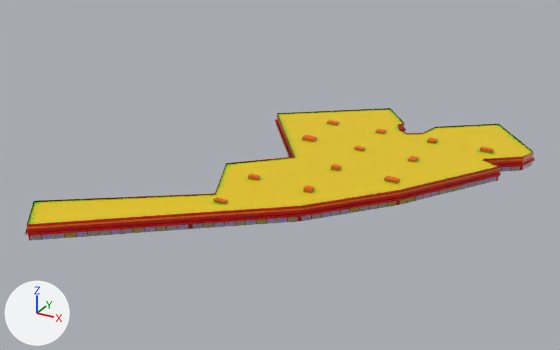
The glTF model apps/web/public/city/landmarks/lakeside_mall.glb: old version first, new version second.
Before and after are seen from a 50 mm lens placed at (192.0, -434.0, 204.0), pointed at (-27.0, -37.0, 6.0). Lighting does not change. The marker at lower left points along +X, +Y and +Z. The first picture is the older version. Objects named as collision shapes, trigger or cutter boxes, shadow casters or lower levels of detail are left out. Where no turn or scale is listed for an object, it has been applied to the vertices. Vertices at exactly the same position are counted once.

Objects in the first picture: 'lakeside_mall__osm__LOD0'.
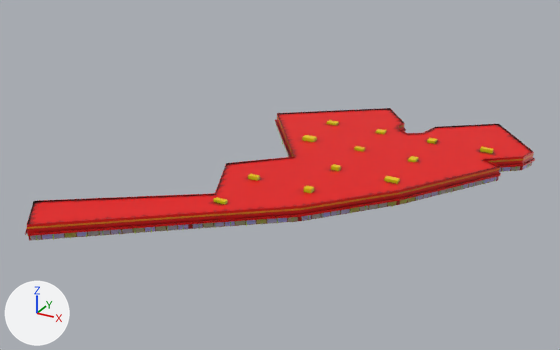
Location of each change, [x1, y1, x2, y2] in pixels of the pictures (560 x 350 px):
part 1 of me_lakeside_mall__osm__lod0, recoloured (yellow to red): [30, 110, 528, 223] in both
part 2 of me_lakeside_mall__osm__lod0, recoloured: [28, 109, 532, 224] in both

What the commit changed:
me_lakeside_mall__osm__lod0 has 5831 vertices, 7326 faces and spans x -120.0..120.0, y -144.0..144.0, z -6.0..6.0.
me_lakeside_mall__osm__lod0 is used by ob_lakeside_mall__osm__lod0; location (-10.5, -28.0, 5.7).
me_lakeside_mall__osm__lod0 part 1: 2864 faces centred in x -112.0..113.0, y -137.0..137.0, z 3.0..6.0 are repainted in the vertex colours; the middle colour goes from yellow #ffdc00 to red #ff0000.
me_lakeside_mall__osm__lod0 part 2: 734 faces centred in x -118.0..117.0, y -141.0..141.0, z 3.0..4.0 are repainted in the vertex colours; the middle colour goes from green #b9dc00 to red #b90000.
